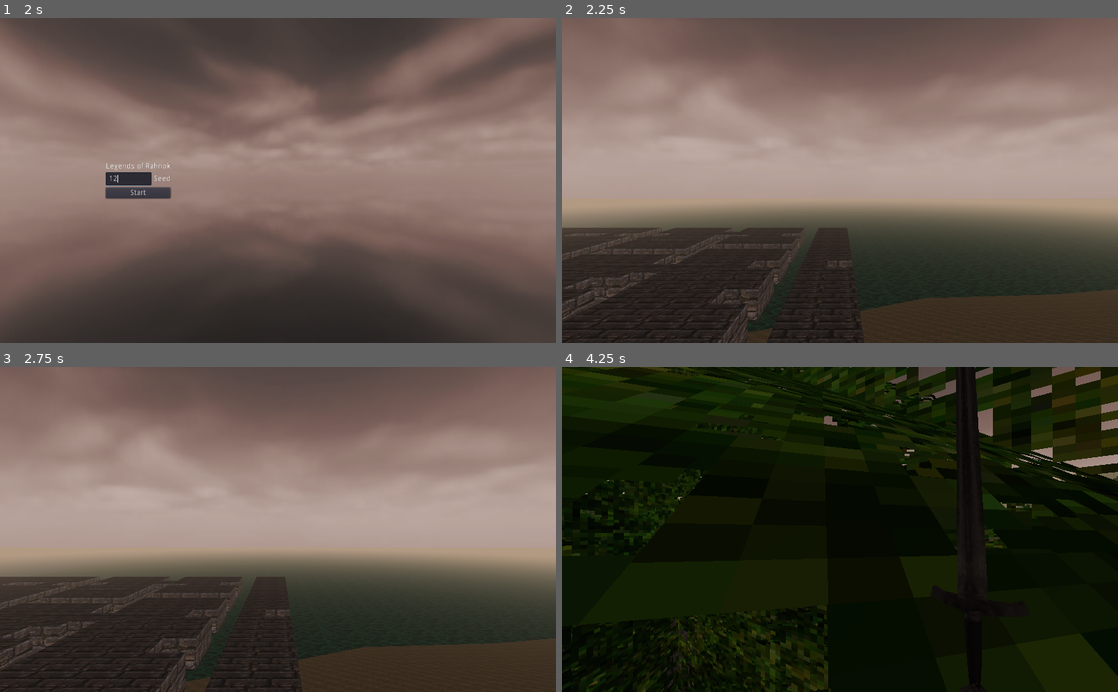
Above: before the commit, frames 1-4 (two rows, left to right).
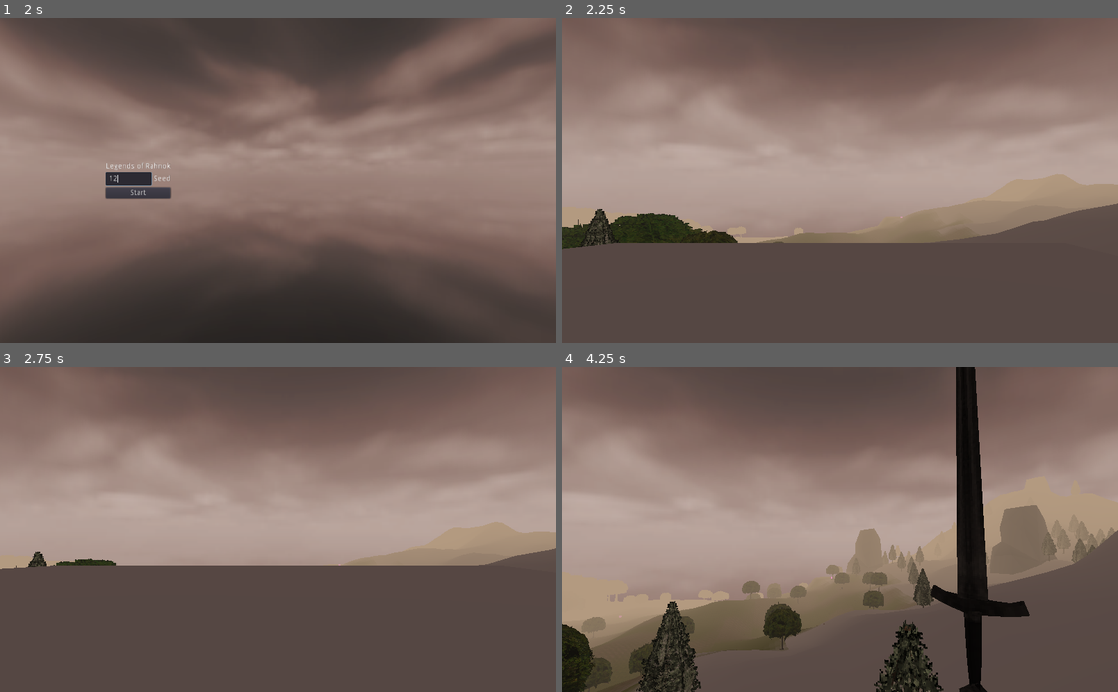
Above: after the commit, the same moments.

Repository: itaden1/webRPG
Game: Godot game, scene res://Scenes/GUI/logo_splash/logo_splash.tscn
The game is run twice, just before and just after one commit, with the same random seed, the same clock (stepped at 60 frames per second) and the same inputs.
Inputs (mouse positions are in pixels of both pictures, inside the frame that each line leads up to):
- Up to frame 1 (2 s): tap Enter (ui_accept) at 0.5, 0.77 s; move the mouse to (400, 164) at 0.52 s; hold D 0.53-1.25 s; hold Space 0.53-1.25 s; click (127, 180) at 1.27 s; type "12" at 1.35 s
- Up to frame 2 (2.25 s): click "Start" at 2 s
- Up to frame 3 (2.75 s): no input
- Up to frame 4 (4.25 s): move the mouse to (812, 529) at 2.77 s; hold W from 2.78 s (still down); click (812, 529) at 2.85 s; tap Enter (ui_accept) at 3.02 s; tap Space at 3.05, 3.8 s; move the mouse to (851, 523) at 3.52 s; hold X (DrawSheathWeapon) from 3.53 s (still down)

Frame 1 is identical in both runs. In frame 2, 38% of the frame differs, in the area x 0-100%, y 37-100%; in frame 3, 36%; in frame 4, 92%, in the area x 0-100%, y 0-100%.

Commit message:
fix BPT dungeon wooohoo

Diff:
--- a/Scenes/Dungeons/Test/DungeonGenerator.gd
+++ b/Scenes/Dungeons/Test/DungeonGenerator.gd
@@ -2,76 +2,132 @@
 
 
 const bpt_generator = preload("res://Scripts/Generators/BinaryPartitionTree.gd")
+var bpt = bpt_generator.new()
 
 var dungeon_world_location_y := -2000
-var spawn_point: Spatial
+
+# spawn point for testing
+onready var spawn_point: Spatial = get_node("SpawnPoint")
 
 var test_dungeon_interior = preload("res://Scenes/Dungeons/Test/TestDungeonInterior.tscn")
 
 var dungeon_interior_node: Spatial
 
+
 func _ready():
-	generate({width=20, height=20, partitions=15, padding=[2]})
+	pass
+	#generate({width=20, height=20, partitions=5, padding=[3], max_room_size=6, min_room_size=3})
 # 	dungeon_interior_node.global_transform.origin.y = dungeon_world_location_y
 
 
 func generate(params: Dictionary):
-	var bpt = bpt_generator.new()
+	#var bpt = bpt_generator.new()
 	var dungeon_rect: Rect2 = Rect2(Vector2(0, 0), Vector2(params.width, params.height))
 	var tree = bpt.partition_rect(
 		dungeon_rect,
 		params.partitions,
-		6,
-		2,
+		params.max_room_size,
+		params.min_room_size,
 		params.padding
 	)
+
+	var dungeon_interior_node = Spatial.new()
+
+	var spawn_vec: Vector2
+	var offset = 20
 
 	var grid: Dictionary = {}
 	for x in range(0, params.width):
 		for y in range(0, params.height):
-			grid[Vector2(x,y)] = 0
+			grid[_as_key(Vector2(x,y))] = 0
 
 	var all_leaves = bpt.get_leaf_nodes(tree, tree.keys()[0])
 	for l in all_leaves:
 		for x in range(l.position.x, l.end.x):
 			for y in range(l.position.y, l.end.y):
-				grid[Vector2(x,y)] = 1
+				grid[_as_key(Vector2(x,y))] = 1
+				if !spawn_vec:
+					spawn_vec = Vector2(x,y)
+	#print(grid)
+	for l in all_leaves:
+		var corridor_grid = make_corridors(tree, l, {}, params.padding)
 
-		# make connecting corridoors
-		var sibling = bpt.get_sibling(tree, l)
-		var sibling_center = sibling.get_center()
-		var leaf_center = l.get_center()
-		if sibling.position.x >= l.end.x:
-			# sibling is to the right
-			for x in range(leaf_center.x, sibling_center.x):
-				grid[Vector2(x,sibling_center.y)] = 1
-		elif sibling.end.x <= l.position.x:
-			# sibling is to the left
-			for x in range(sibling_center.x, leaf_center.x):
-				grid[Vector2(x,leaf_center.y)] = 1
-		elif sibling.end.y <= l.position.y:
-			# sibling is above leaf
-			for y in range(sibling_center.y, leaf_center.y):
-				grid[Vector2(sibling_center.x, y)] = 1
-		else:
-			# sibling is below leaf
-			for y in range(leaf_center.y, sibling_center.y):
-				grid[Vector2(sibling_center.x, y)] = 1
+		for k in corridor_grid.keys():
+			if grid[k] == 0:
+				grid[k] = corridor_grid[k]
 
 	for r in grid.keys():
 		if grid[r] == 1:
+			var vec = _key_as_vec(r)
 			var block = test_dungeon_interior.instance()
-			block.transform.origin.x = r.x * 20
-			block.transform.origin.z = r.y * 20
-			add_child(block)
+			block.transform.origin.x = vec.x * offset
+			block.transform.origin.z = vec.y * offset
+			dungeon_interior_node.add_child(block)
 
-	spawn_point = Spatial.new()
+	# for testing only! should not begin game at dungeon entrance
+#	spawn_point = Spatial.new()
+#	spawn_point
 
-	spawn_point.transform.origin = Vector3(5, 10, 5)
-	add_child(spawn_point)
 
-	# dungeon_interior_node = test_dungeon_interior.instance()
-	# dungeon_interior_node.transform.origin.y = -5#dungeon_world_location_y
+	var dungeon_interior_spawn = Position3D.new()
+	dungeon_interior_spawn.transform.origin = Vector3(spawn_vec.x * offset, 15, spawn_vec.y * offset)
 
-	# add_child(dungeon_interior_node)
-	get_node("DungeonEntrance").exit = get_node("DungeonInterior/SpawnPoint")
+	dungeon_interior_node.transform.origin.y = dungeon_world_location_y
+	dungeon_interior_node.add_child(dungeon_interior_spawn)
+
+	add_child(dungeon_interior_node)
+	get_node("DungeonEntrance").exit = dungeon_interior_spawn
+
+
+func make_corridors(tree: Dictionary, branch: Rect2, grid: Dictionary, seen=[]):
+	var parent = bpt.get_parent_node(tree, branch)
+	if !parent:
+		return grid
+	var branch_leaves = bpt.get_leaf_nodes(tree, branch)
+	var sibling = bpt.get_sibling(tree, branch)
+	var sibling_leaves = bpt.get_leaf_nodes(tree, sibling)
+
+	for s in sibling_leaves:
+		var s_center = s.get_center()
+		var corridor_built = false
+		for l in branch_leaves:
+			var l_center = l.get_center()
+			if s.position.x == l.position.x:
+				# above/below eachother
+				if s.position.y == l.end.y:
+					# s is below l
+					for y in range(l_center.y, s_center.y):
+						grid[_as_key(Vector2(s_center.x, y))] = 1
+					corridor_built = true
+					break
+				else:
+					# s is above l
+					for y in range(s_center.y, l_center.y):
+						grid[_as_key(Vector2(s_center.x, y))] = 1
+					corridor_built = true
+					break
+			elif s.position.y == l.position.y:
+				# next to eachother
+				if s.position.x == l.end.x:
+					# s is to the right of l
+					for x in range(l_center.x, s_center.x):
+						grid[_as_key(Vector2(x, s_center.y))] = 1
+					corridor_built = true
+					break
+				else:
+					# s is to the left of  l
+					for x in range(s_center.x, l_center.x):
+						grid[_as_key(Vector2(x, s_center.y))] = 1
+					corridor_built = true
+					break
+		if corridor_built:
+			break
+	return make_corridors(tree, parent, grid)
+
+
+func _as_key(vector: Vector2):
+	return str(int(vector.x), ",", int(vector.y))
+
+func _key_as_vec(key: String):
+	var parts = key.split(",")
+	return Vector2(parts[0], parts[1])
--- a/Scenes/Dungeons/Test/TestDungeon.tscn
+++ b/Scenes/Dungeons/Test/TestDungeon.tscn
@@ -1,8 +1,7 @@
-[gd_scene load_steps=7 format=2]
+[gd_scene load_steps=6 format=2]
 
 [ext_resource path="res://Scenes/Dungeons/Test/DungeonEntrance.gd" type="Script" id=1]
 [ext_resource path="res://Scenes/Dungeons/Test/DungeonGenerator.gd" type="Script" id=2]
-[ext_resource path="res://assets/simple_fpsplayer/Player.tscn" type="PackedScene" id=3]
 
 [sub_resource type="BoxShape" id=2]
 
@@ -31,5 +30,5 @@
 mesh = SubResource( 1 )
 material/0 = SubResource( 3 )
 
-[node name="Player" parent="." instance=ExtResource( 3 )]
-transform = Transform( 1, 0, 0, 0, 1, 0, 0, 0, 1, 0, 74.2443, 0 )
+[node name="SpawnPoint" type="Spatial" parent="."]
+transform = Transform( 1, 0, 0, 0, 1, 0, 0, 0, 1, 0, 6.58188, 25.1512 )
--- a/Scripts/Generators/LocationGenerator.gd
+++ b/Scripts/Generators/LocationGenerator.gd
@@ -23,7 +23,7 @@
 
 func generate_dungeon():
 	var dungeon_node = test_dungeon_scene.instance()
-	dungeon_node.generate({width=20, height=20, partitions=15, padding=[1]})
+	dungeon_node.generate({width=20, height=20, partitions=15, padding=[1], max_room_size=6, min_room_size=3})
 	return {
 		location_node = dungeon_node,
 		location_padding = 90
--- a/assets/simple_fpsplayer/Player.gd
+++ b/assets/simple_fpsplayer/Player.gd
@@ -5,10 +5,10 @@
 
 var weapon_drawn: bool setget , _get_is_weapon_drawn
 
-const GRAVITY = 0#-32.8
+const GRAVITY =-32.8
 var vel = Vector3()
-const MAX_SPEED = 150
-const JUMP_SPEED = 50
+const MAX_SPEED = 50
+const JUMP_SPEED = 30
 const ACCEL = 8.5
 
 var dir = Vector3()
@@ -64,9 +64,9 @@
 
 	# ----------------------------------
 	# Jumping
-	# if is_on_floor():
-	if Input.is_key_pressed(KEY_SPACE):
-		vel.y = JUMP_SPEED
+	if is_on_floor():
+		if Input.is_key_pressed(KEY_SPACE):
+			vel.y = JUMP_SPEED
 	# ----------------------------------
 
 
